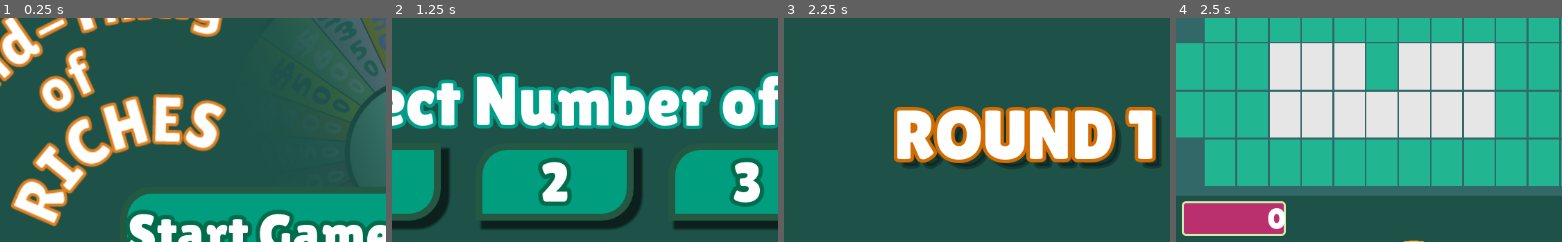
Above: before the commit, frames 1-4 (left to right).
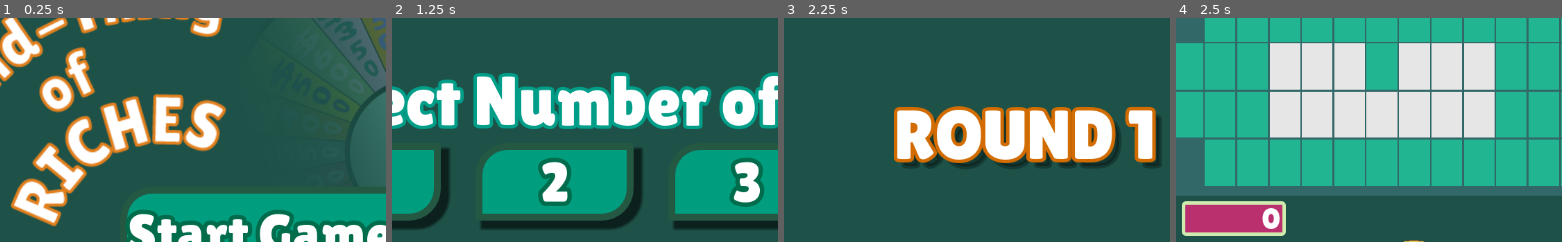
Above: after the commit, the same moments.

Repository: rsburke4/RoundThingOfRiches
Game: Godot game, scene res://Screens/TitleScreen.tscn
The game is run twice, just before and just after one commit, with the same random seed, the same clock (stepped at 60 frames per second) and the same inputs.
Inputs (mouse positions are % of the whole screen's width and height, from its top left):
- Up to frame 1 (0.25 s): no input
- Up to frame 2 (1.25 s): click "Start Game" at 0.5 s
- Up to frame 3 (2.25 s): click "1" at 1.25 s; tap Enter at 2 s; move the mouse to (72, 45) at 2.02 s; click (72, 45) at 2.1 s
- Up to frame 4 (2.5 s): no input
The pictures show only the part of the screen within x 17-67%, y 21-71%; the shares and areas given below are measured in that part.

Frames 1-3 are identical in both runs. In frame 4, 1.0% of the frame differs, in the area x 2-29%, y 82-97%.

Commit message:
make border on score panels wider so it is more noticeable

Diff:
--- a/Scores/Score.gd
+++ b/Scores/Score.gd
@@ -27,10 +27,10 @@
 	style.border_color = bdr_color
 
 	# outline shape is the same for all buttons
-	style.border_width_top = 3
-	style.border_width_bottom = 3
-	style.border_width_left = 3
-	style.border_width_right = 3
+	style.border_width_top = 5
+	style.border_width_bottom = 5
+	style.border_width_left = 5
+	style.border_width_right = 5
 	style.corner_radius_bottom_left = 5
 	style.corner_radius_bottom_right = 5
 	style.corner_radius_top_left = 5
--- a/Scores/score.tscn
+++ b/Scores/score.tscn
@@ -8,9 +8,10 @@
 script = ExtResource("1_y66jp")
 
 [node name="Score" type="Label" parent="."]
-custom_minimum_size = Vector2(150, 50)
+custom_minimum_size = Vector2(140, 40)
 layout_mode = 0
-offset_right = 150.0
+offset_left = 2.0
+offset_right = 142.0
 offset_bottom = 53.0
 size_flags_horizontal = 3
 size_flags_vertical = 3
